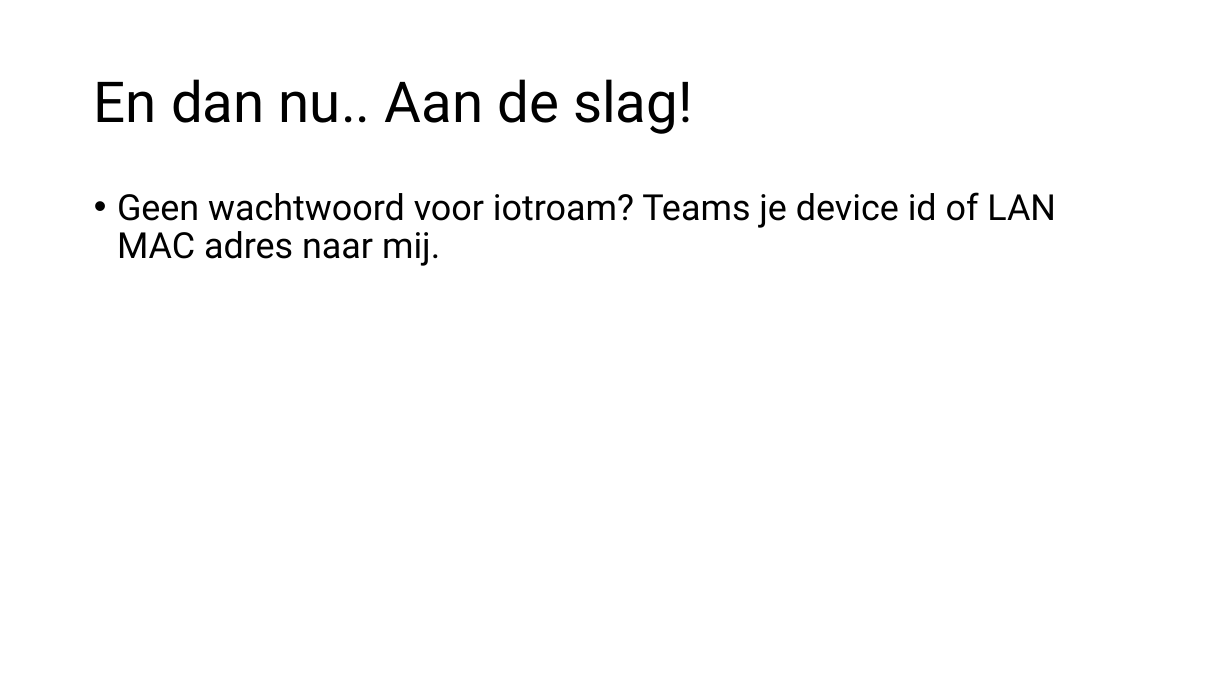
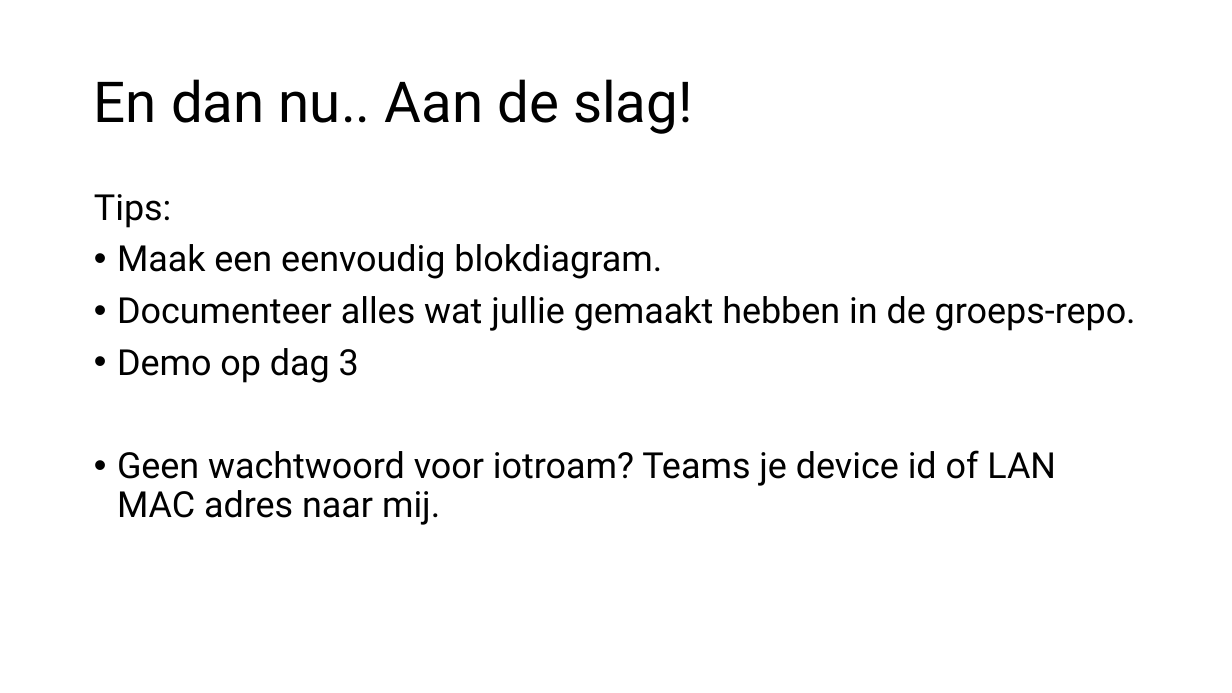
Before and after one commit to HU-TI-DEV/TI-S2, a slide deck: slide 10 of slides/S2_Infrastructure.pptx. Drawn at 1232x693 pixels with LibreOffice and Linux fonts; fonts in the diff are those of the drawing. Boxes give left, top, right and bottom in pixels: in the first picture for what was removed or moved away, otherwise in the second. Text is boxed around its words. In the diff, an @@ line names an element or a change of style, - is before the commit and + after.

Commit message:
update last slide

```diff
--- a/slides/S2_Infrastructure.pptx
+++ b/slides/S2_Infrastructure.pptx
@@ text at bbox=[94, 194, 1136, 383]: paragraphs added @@
+Tips:
+• Maak een eenvoudig blokdiagram.
+• Documenteer alles wat jullie gemaakt hebben in de groeps-repo.
+• Demo op dag 3
```
